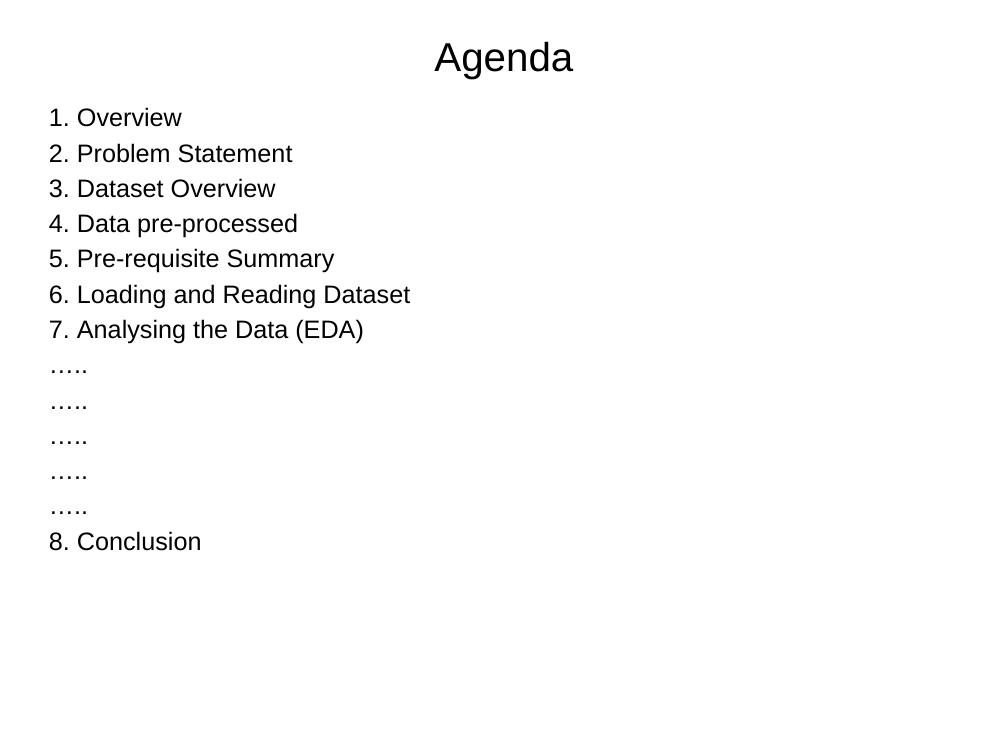
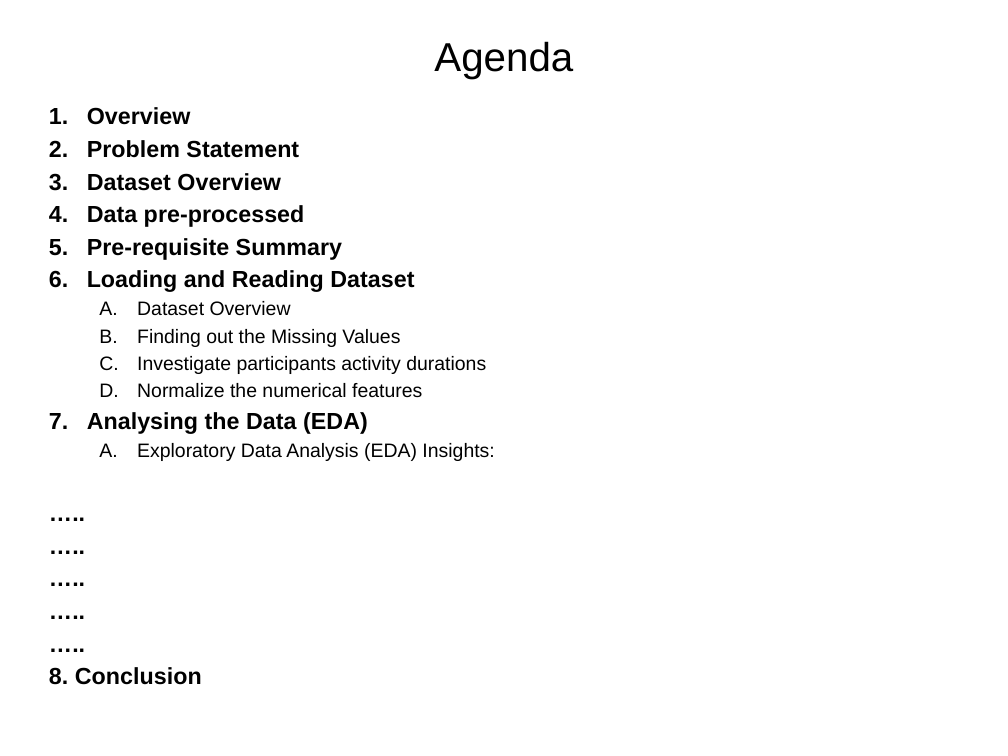
Before and after one commit to 2023aiml073/-Human-Activity-Recognition-for-Health-Monitoring-Using-Wearable-Devices, a slide deck: slide 2 of Document/Cohort11_Group6_CapstoneProject_Presentation.pptx. Drawn at 1008x756 pixels with LibreOffice and Linux fonts; fonts in the diff are those of the drawing. Boxes give left, top, right and bottom in pixels: in the first picture for what was removed or moved away, otherwise in the second. Text is boxed around its words. In the diff, an @@ line names an element or a change of style, - is before the commit and + after.

```diff
--- a/Document/Cohort11_Group6_CapstoneProject_Presentation.pptx
+++ b/Document/Cohort11_Group6_CapstoneProject_Presentation.pptx
@@ text at <box>87,107,494,461</box>: text changed; size 18 to 13.9 pt @@
-1. Overview
-2. Problem Statement
-3. Dataset Overview
-4. Data pre-processed
-5. Pre-requisite Summary
-6. Loading and Reading Dataset
-7. Analysing the Data (EDA)
+1. Overview
+2. Problem Statement
+3. Dataset Overview
+4. Data pre-processed
+5. Pre-requisite Summary
+6. Loading and Reading Dataset
+  A. Dataset Overview
+  B. Finding out the Missing Values
+  C. Investigate participants activity durations
+  D. Normalize the numerical features
+7. Analysing the Data (EDA)
+  A. Exploratory Data Analysis (EDA) Insights:
@@ text at <box>49,667,202,685</box>: size 18 to 16.6 pt, bold on in "…..", "…..", "…..", "….." and 2 more places @@
```
Also in this commit, not shown: 2 other slides changed, 5 slides added, 1 slide removed, 1 other file.
